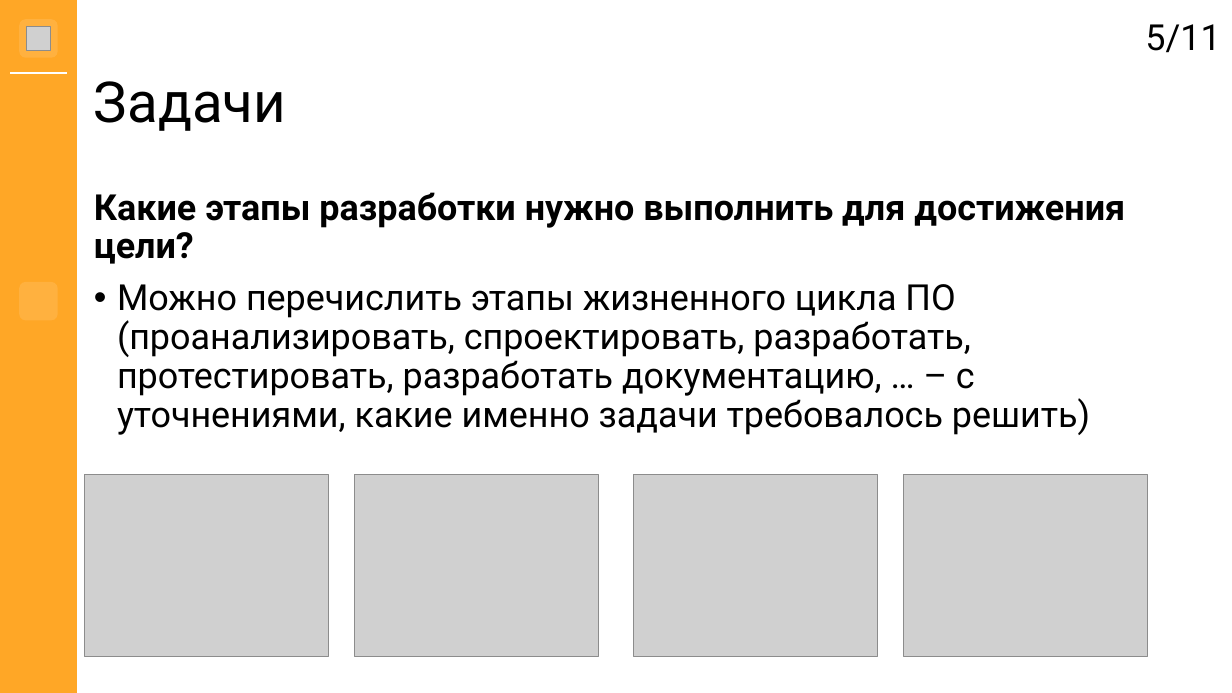
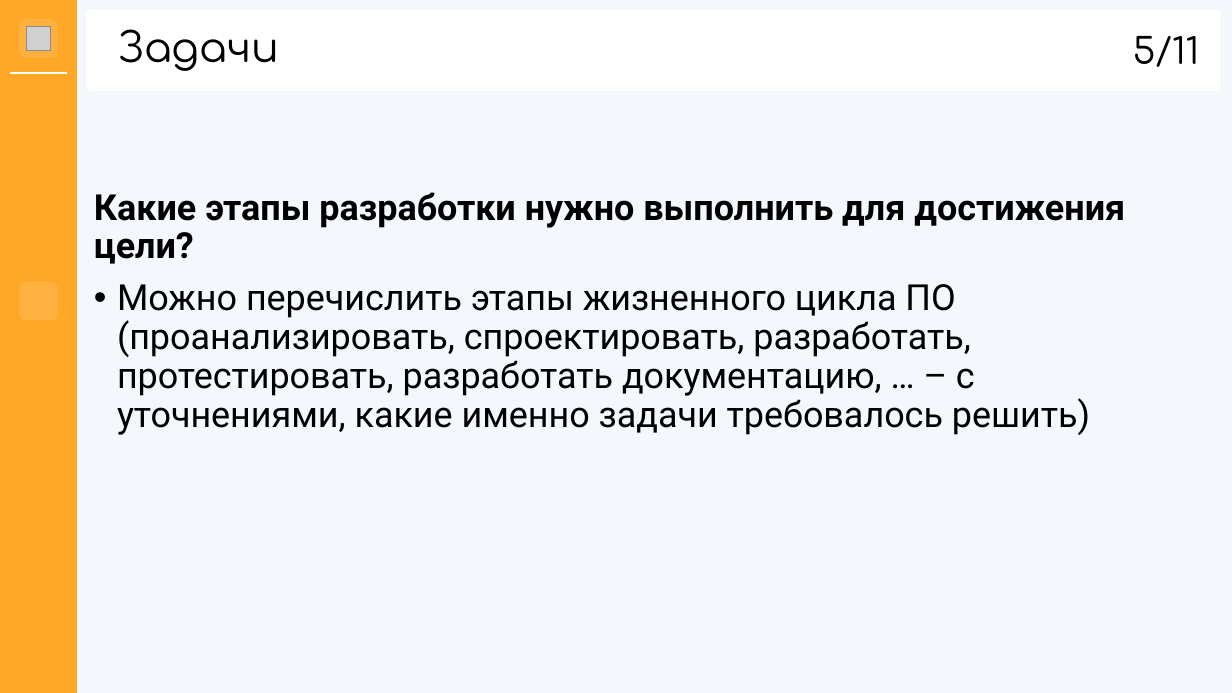
Before and after one commit to hhallva/cmdnt-website, a slide deck: slide 5 of КП/Презентация/Презентация.pptx. Drawn at 1232x693 pixels with LibreOffice and Linux fonts; fonts in the diff are those of the drawing; grey boxes stand for pictures; background and template pictures are left out. Boxes give left, top, right and bottom in pixels: in the first picture for what was removed or moved away, otherwise in the second. Text is boxed around its words. In the diff, an @@ line names an element or a change of style, - is before the commit and + after.

```diff
--- a/КП/Презентация/Презентация.pptx
+++ b/КП/Презентация/Презентация.pptx
@@ background #FFFFFF to #F4F7FB @@
@@ rounded rectangle added at (87,11,1220,91), fill #FFFFFF, outline #FFFFFF 1.5 pt @@
@@ title "Задачи": place and size @@
-title "Задачи" at (94,81,286,131)
+title "Задачи" at (118,29,279,71)
@@ title "Задачи" at (118,29,279,71): size 44 to 32 pt, font Roboto to Comfortaa @@
@@ text "5/11": place and size @@
-text "5/11" at (1145,24,1220,53)
+text "5/11" at (1133,36,1199,67)
@@ text "5/11" at (1133,36,1199,67): font Roboto to Comfortaa @@
@@ picture removed at (85,474,329,656) @@
@@ picture removed at (355,474,599,656) @@
@@ picture removed at (634,474,878,656) @@
@@ picture removed at (904,474,1148,656) @@
```
Also in this commit, not shown: 10 other slides changed, 1 other file.
